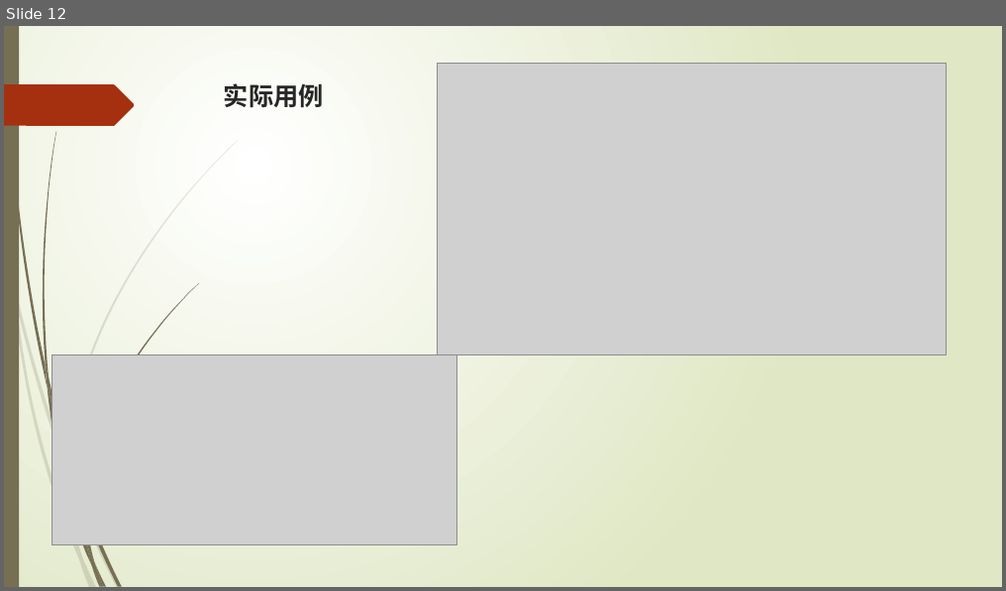
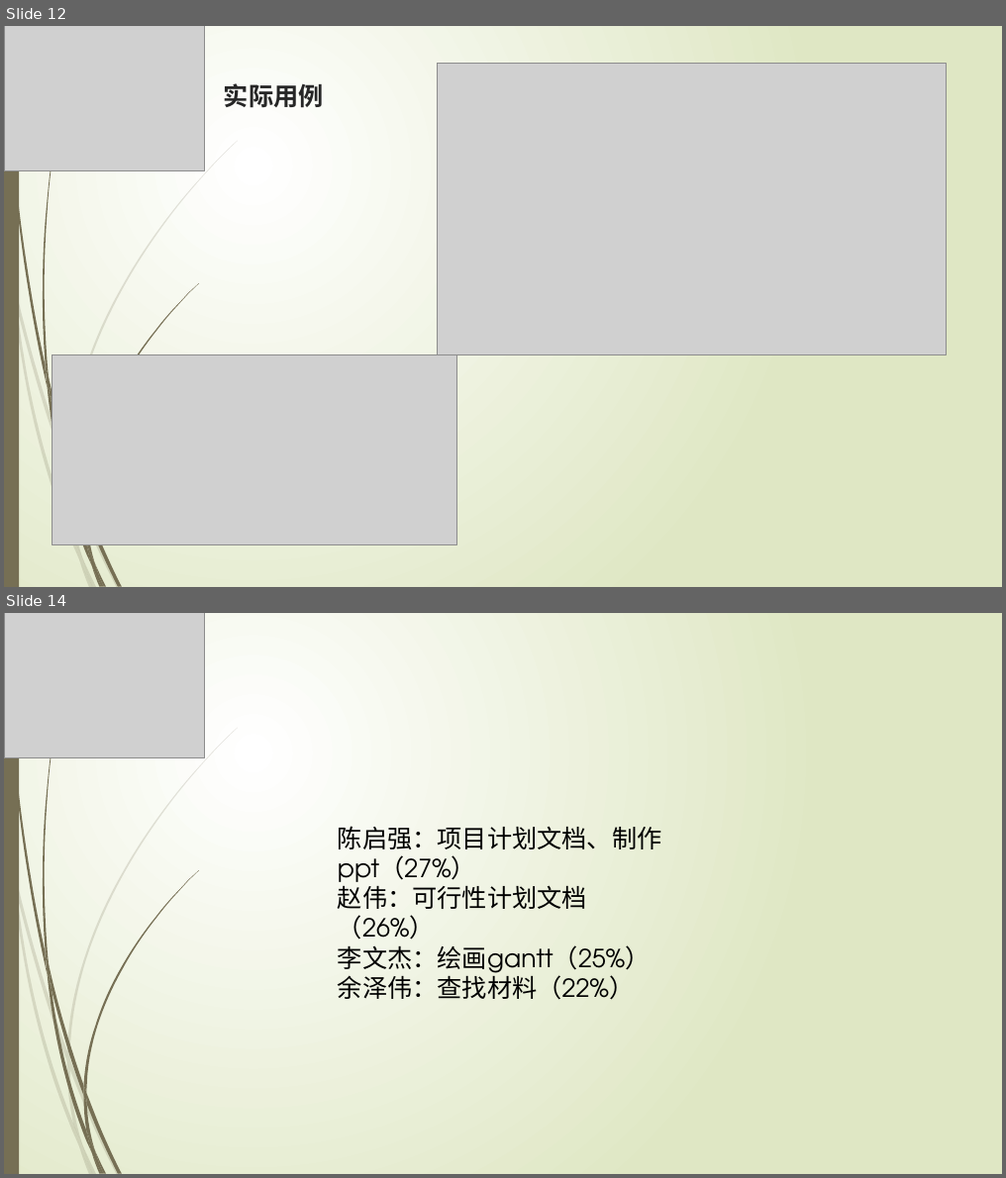
Before and after one commit to rjgcG7/SRS, a slide deck: UML概述.pptx. Shown one above the other, each under a label of ours: slide 12 before the commit, slides 12 and 14 after it; the slides between them are not shown. The pictures are 1006x591 and 1006x1178 pixels, drawn with LibreOffice and Linux fonts; fonts in the diff are those of the drawing; grey boxes stand for pictures. Boxes give left, top, right and bottom in pixels: in the first picture for what was removed or moved away, otherwise in the second. Text is boxed around its words. In the diff, an @@ line names an element or a change of style, - is before the commit and + after.

```diff
--- a/UML概述.pptx
+++ b/UML概述.pptx
@@ slide 14 added at (4, 613, 1002, 1174), background gradient #FFFFFF to #DFE8C4; not listed: 22 template elements that a slide beside it also shows @@
@@ picture added at (4, 613, 205, 759) @@
@@ text added at (338, 826, 662, 1000), 24 pt, text #000000 @@
+陈启强：项目计划文档、制作ppt（27%）
+赵伟：可行性计划文档（26%）
+李文杰：绘画gantt（25%）
+余泽伟：查找材料（22%）
@@ freeform shape added at (67, 1052, 70, 1069), fill #766F54 at 20% opacity @@
@@ freeform shape added at (83, 1085, 86, 1104), fill #766F54 @@
@@ slide 12 changed as well @@
@@ picture added at (4, 26, 205, 172) @@
```
Also in this commit, not shown: 12 other slides changed, 1 other slide added, 1 slide removed, 1 other file.
